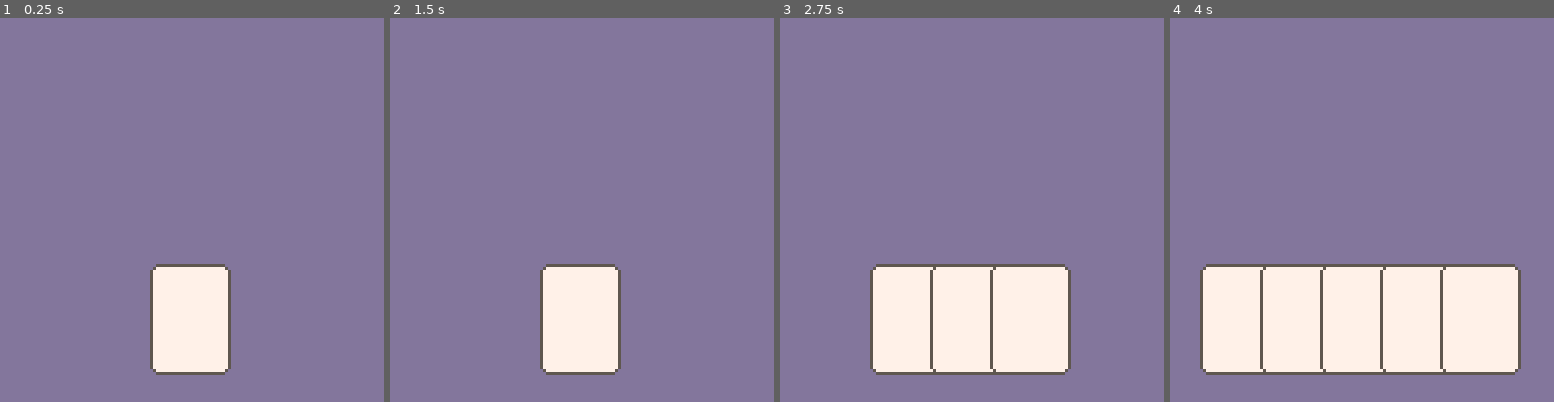
Above: before the commit, frames 1-4 (left to right).
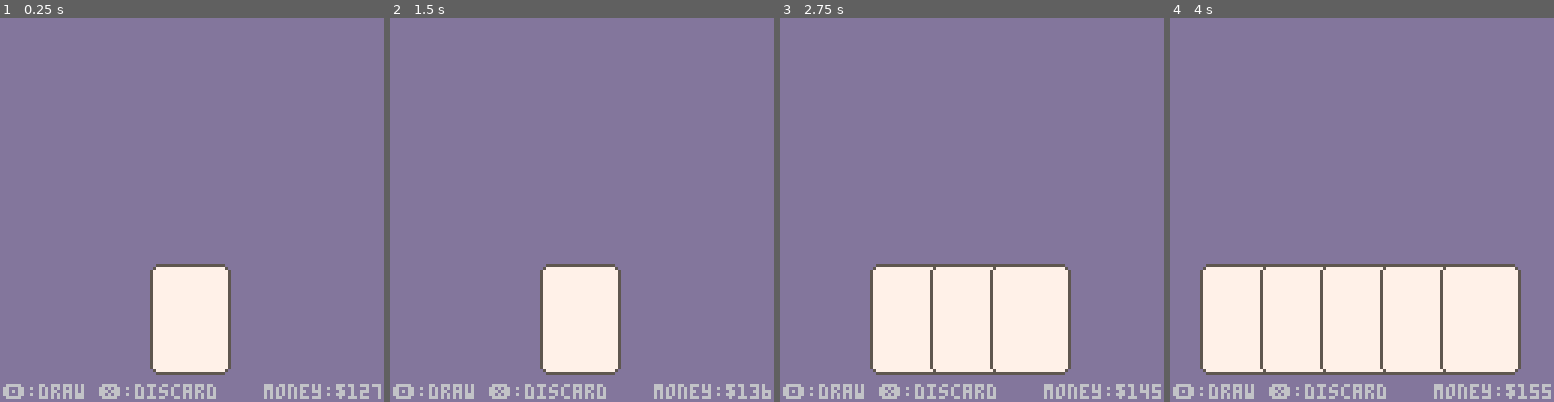
Above: after the commit, the same moments.

Repository: imkittydotcom/p8bj
Game: PICO-8 cartridge p8bj.p8
Two runs of this game, one before a commit and one after it. Both use one fixed random seed, a clock stepped at 60 frames per second and the inputs below.
Inputs:
- Up to frame 1 (0.25 s): no input
- Up to frame 2 (1.5 s): tap X (X key) at 0.33, 1.07 s; tap O (Z key) at 0.7 s
- Up to frame 3 (2.75 s): tap O (Z key) at 1.7, 2.1, 2.5 s; tap X (X key) at 1.85 s
- Up to frame 4 (4 s): tap O (Z key) at 2.9, 3.3, 3.7 s; tap X (X key) at 2.97 s

The runs differ from the first frame. In frame 1, 1.6% of the frame differs, in the area x 0-100%, y 95-100%; in frame 2, 1.6%; in frame 3, 1.6%; in frame 4, 1.6%.

Commit message:
add basic ui for controls and player money

Diff:
--- a/p8bj.p8
+++ b/p8bj.p8
@@ -65,7 +65,8 @@
 -->8
 -- game state
 
--- player's hand
+-- player state
+player_money=125
 held_cards=1
 
 -- constants
@@ -86,11 +87,13 @@
  if btnp(5) then
   held_cards=max(1,held_cards-1)
  end
+ player_money=player_money+.25
 end
 
 function _draw()
  cls(13)
  draw_player_hand()
+ draw_ui()
 end
 -->8
 -- cards
@@ -108,6 +111,15 @@
 function draw_card(_pos)
  vspr(0,_pos-card_offset,
       4,5)
+end
+-->8
+-- ui
+function draw_ui()
+ print("🅾️:draw ❎:discard",
+       1, 128-6)
+ money_string="money:$"..tostr(flr(player_money))
+ money_string_pixel_length=1+#money_string*3+(#money_string-1)
+ print(money_string,128-money_string_pixel_length,128-6)
 end
 __gfx__
 0000000000000000000000000000000000300000880880000ccc000000a000007700000077700000000000000000000000000000000000000000000000000000
